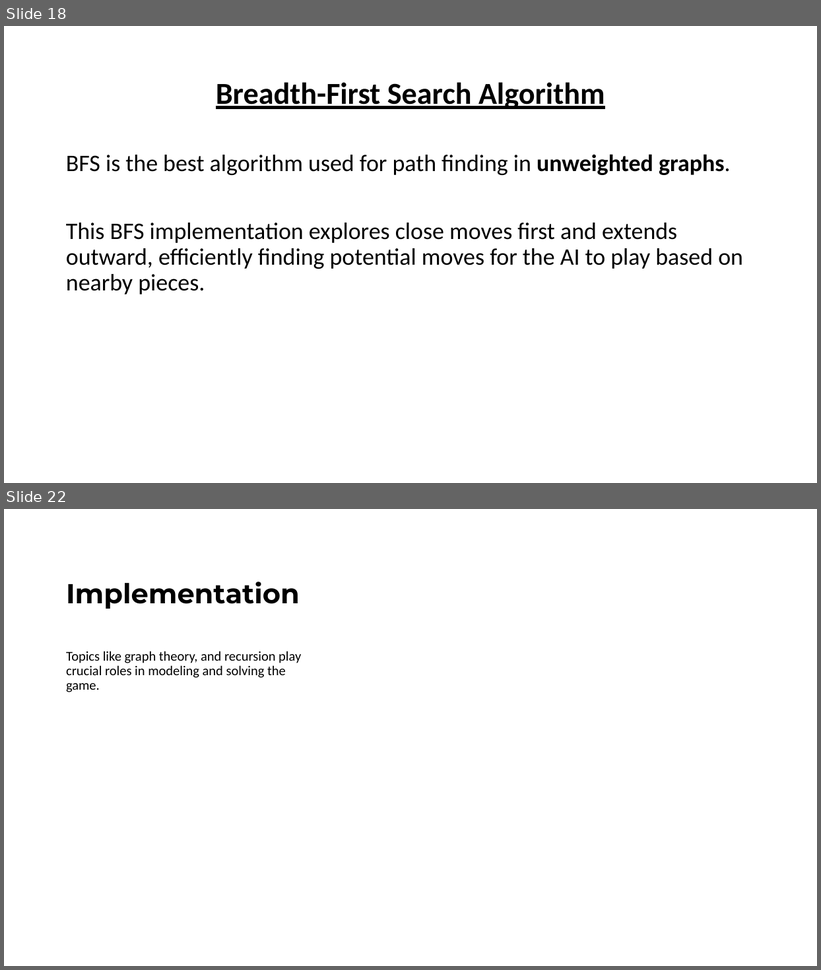
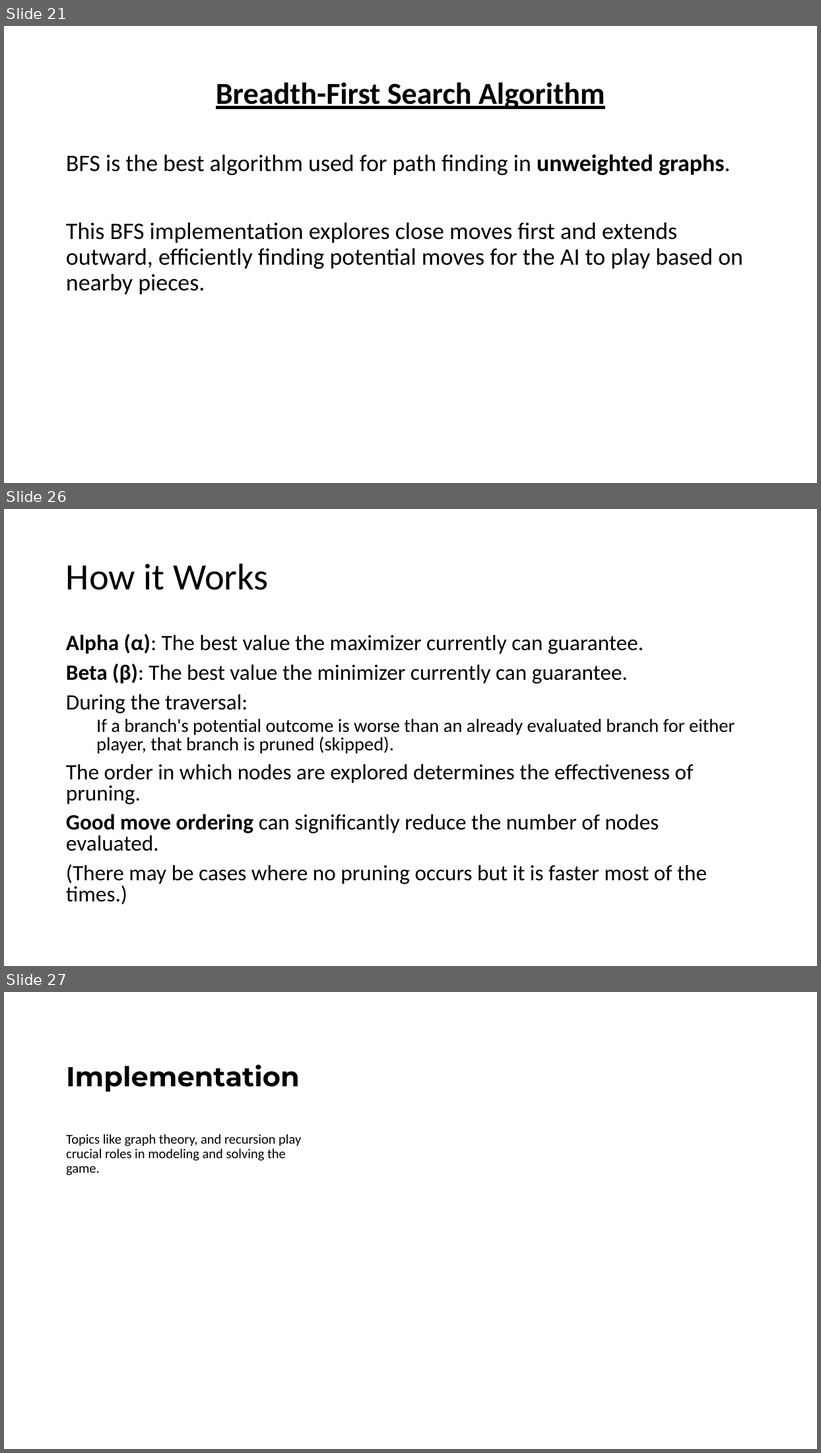
Before and after one commit to ibmbt/group5_graphtheory, a slide deck: group5_graphtheory.pptx. Shown one above the other, each under a label of ours: slides 18 and 22 before the commit, slides 21, 26 and 27 after it; the slides between them are not shown. The pictures are 821x970 and 821x1453 pixels, drawn with LibreOffice and Linux fonts; fonts in the diff are those of the drawing. Boxes give left, top, right and bottom in pixels: in the first picture for what was removed or moved away, otherwise in the second. Text is boxed around its words. In the diff, an @@ line names an element or a change of style, - is before the commit and + after.

```diff
--- a/group5_graphtheory.pptx
+++ b/group5_graphtheory.pptx
@@ slide 26 added at (4, 509, 817, 966), background #FFFFFF @@
@@ title added at (66, 563, 268, 590), 44 pt, text #000000 @@
+How it Works
@@ text added at (66, 634, 735, 905), 25.9 pt, text #000000 @@
+Alpha (α): The best value the maximizer currently can guarantee.
+Beta (β): The best value the minimizer currently can guarantee.
+During the traversal:
+  If a branch's potential outcome is worse than an already evaluated branch for either player, that branch is pruned (skipped).
+The order in which nodes are explored determines the effectiveness of pruning.
+Good move ordering can significantly reduce the number of nodes evaluated.
+(There may be cases where no pruning occurs but it is faster most of the times.)
@@ what was slide 18 is now slide 21 @@
@@ what was slide 22 is now slide 27 @@
```
Also in this commit, not shown: 4 other slides added, 4 other files.
